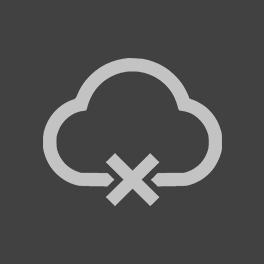
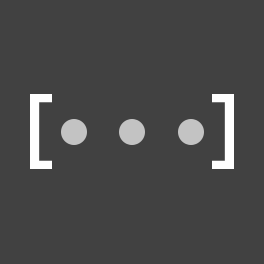
Layers edited between the first and the second 264x264 image:
hid group "OFF" (1 layers) over [43,58,222,206]
renamed "Misc" to "MISC", showed the group it (5 layers) over [30,94,234,169]
painted on "Ellipse 1 copy 2" over [61,119,87,145]
painted on "Ellipse 1 copy" over [178,119,204,145]
painted on "Ellipse 1" over [119,119,145,145]
